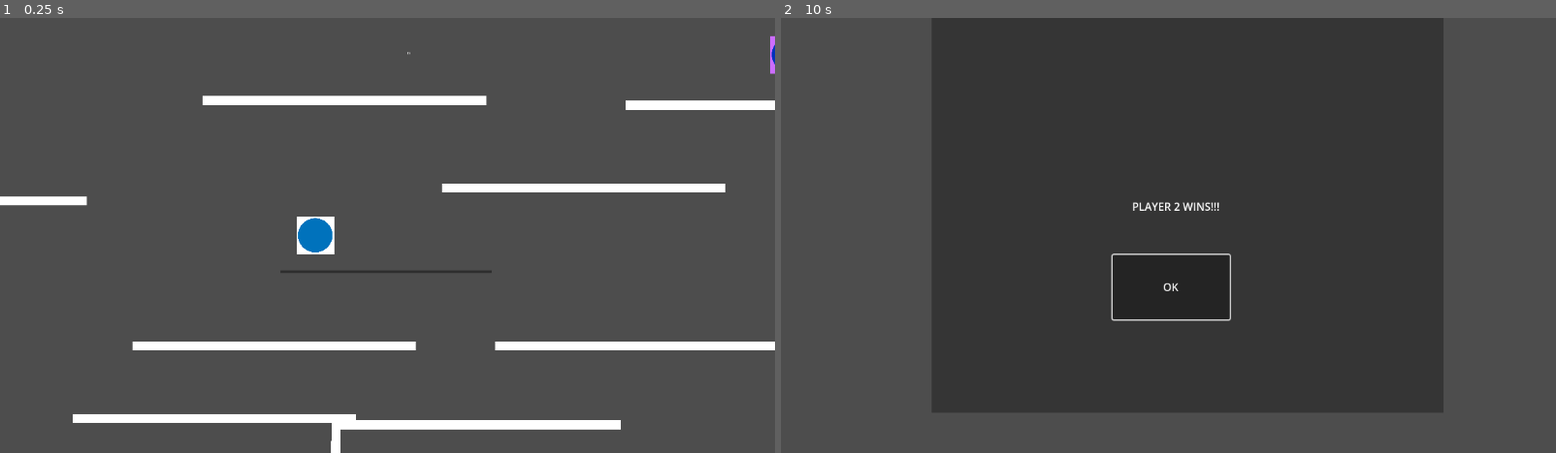
Above: before the commit, frames 1-2 (left to right).
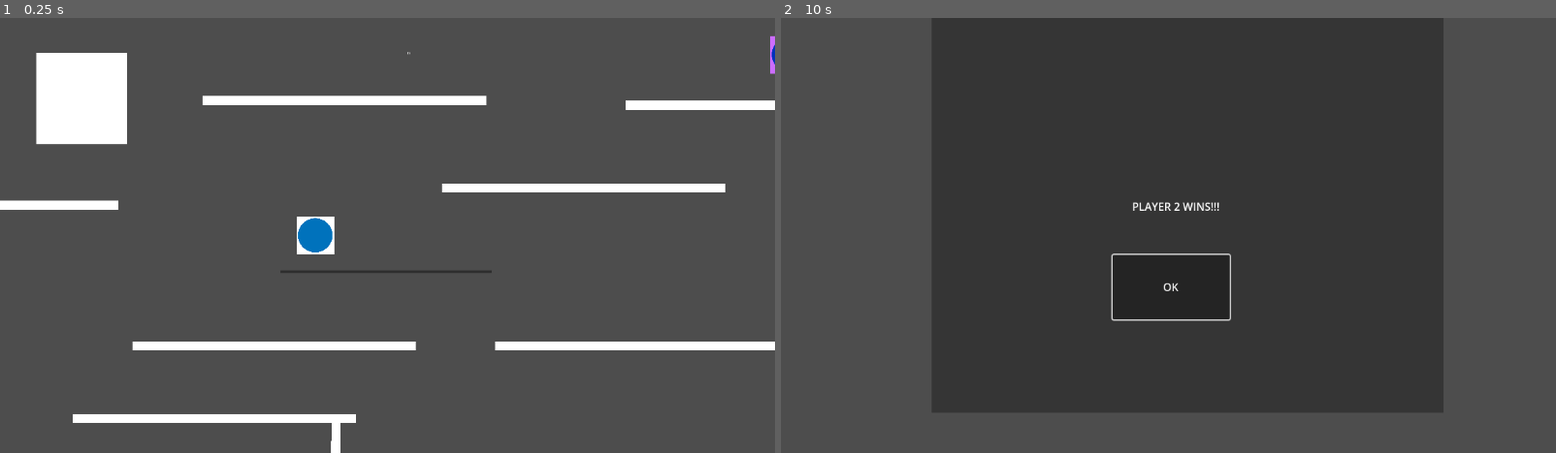
Above: after the commit, the same moments.

Repository: s-france/GGJ2024GoombaGame
Game: Godot game, scene res://scene2D.tscn
The game is run twice, just before and just after one commit, with the same random seed, the same clock (stepped at 60 frames per second) and the same inputs. This scene is started directly instead of the project's main scene.
Inputs:
- Up to frame 1 (0.25 s): no input
- Up to frame 2 (10 s): tap Enter at 0.5, 2, 3.5 s; tap Space at 1.25, 2.75, 4.25 s

The runs differ from the first frame. In frame 1, 3.6% of the frame differs, in the area x 0-81%, y 8-95%; in frame 2, nothing differs.

Commit message:
music player

Diff:
--- /dev/null
+++ b/GoombaGame/Music.gd
@@ -0,0 +1,14 @@
+class_name Audio
+extends AudioStreamPlayer
+
+
+# Called when the node enters the scene tree for the first time.
+func _ready():
+	playing = true
+
+	pass # Replace with function body.
+
+
+# Called every frame. 'delta' is the elapsed time since the previous frame.
+func _process(delta):
+	pass
--- a/GoombaGame/Player.gd
+++ b/GoombaGame/Player.gd
@@ -1,6 +1,6 @@
 extends CharacterBody2D
 
-const speed = 1800.0
+const speed = 2000.0
 const friction = 8000.0
 const accel = 5.0
 
--- /dev/null
+++ b/GoombaGame/default_bus_layout.tres
@@ -0,0 +1,4 @@
+[gd_resource type="AudioBusLayout" format=3 uid="uid://d0iorjjelcrk4"]
+
+[resource]
+bus/0/volume_db = -3.11736
--- a/GoombaGame/player2.gd
+++ b/GoombaGame/player2.gd
@@ -4,7 +4,7 @@
 @export var control : p2Controller
 
 
-const speed = 1400.0
+const speed = 2400.0
 const friction = 9000.0
 const accel = 8.0
 
--- a/GoombaGame/scene2D.tscn
+++ b/GoombaGame/scene2D.tscn
@@ -1,9 +1,11 @@
-[gd_scene load_steps=8 format=3 uid="uid://ceqpurup3n5wt"]
+[gd_scene load_steps=10 format=3 uid="uid://ceqpurup3n5wt"]
 
 [ext_resource type="PackedScene" uid="uid://basgi7r75ho4u" path="res://player.tscn" id="1_f73e4"]
 [ext_resource type="Script" path="res://scene2D.gd" id="1_oev5n"]
 [ext_resource type="PackedScene" uid="uid://qewqeo0r63or" path="res://player2.tscn" id="2_7n67y"]
 [ext_resource type="Script" path="res://P2Controller.gd" id="2_dxr3p"]
+[ext_resource type="AudioStream" uid="uid://0x0lrql8w2pk" path="res://TaggleTog2.wav" id="5_kawy7"]
+[ext_resource type="Script" path="res://Music.gd" id="6_x23r3"]
 
 [sub_resource type="RectangleShape2D" id="RectangleShape2D_8oryc"]
 size = Vector2(1262, 17)
@@ -53,6 +55,10 @@
 control = NodePath("..")
 idx = 2
 
+[node name="AudioStreamPlayer" type="AudioStreamPlayer" parent="."]
+stream = ExtResource("5_kawy7")
+script = ExtResource("6_x23r3")
+
 [node name="Camera2D" type="Camera2D" parent="."]
 position = Vector2(3, 6)
 scale = Vector2(1.59127, 0.923301)
@@ -91,7 +97,8 @@
 shape = SubResource("RectangleShape2D_b7m48")
 
 [node name="StaticBody2D6" type="StaticBody2D" parent="."]
-position = Vector2(-1482, 1377)
+position = Vector2(1546, 1593)
+scale = Vector2(0.599998, 1)
 
 [node name="CollisionShape2D" type="CollisionShape2D" parent="StaticBody2D6"]
 position = Vector2(2031, -244)
@@ -288,7 +295,7 @@
 offset_bottom = -215.0
 
 [node name="StaticBody2D19" type="StaticBody2D" parent="."]
-position = Vector2(-4657, 43)
+position = Vector2(-4469, 70)
 
 [node name="CollisionShape2D" type="CollisionShape2D" parent="StaticBody2D19"]
 position = Vector2(2031, -244)
@@ -314,4 +321,51 @@
 wait_time = 10.0
 one_shot = true
 
+[node name="StaticBody2D20" type="StaticBody2D" parent="."]
+position = Vector2(-2464, 1617)
+scale = Vector2(0.320001, 9.88)
+
+[node name="CollisionShape2D" type="CollisionShape2D" parent="StaticBody2D20"]
+position = Vector2(2031, -244)
+scale = Vector2(0.360001, 0.559999)
+shape = SubResource("RectangleShape2D_b7m48")
+debug_color = Color(0, 0.6, 0.701961, 0.419608)
+
+[node name="ColorRect" type="ColorRect" parent="StaticBody2D20"]
+offset_left = 1187.5
+offset_top = -272.773
+offset_right = 2872.5
+offset_bottom = -217.773
+
+[node name="StaticBody2D21" type="StaticBody2D" parent="."]
+position = Vector2(-4185, -546)
+scale = Vector2(0.599998, 1)
+
+[node name="CollisionShape2D" type="CollisionShape2D" parent="StaticBody2D21"]
+position = Vector2(2031, -244)
+scale = Vector2(0.360001, 0.559999)
+shape = SubResource("RectangleShape2D_b7m48")
+debug_color = Color(0, 0.6, 0.701961, 0.419608)
+
+[node name="ColorRect" type="ColorRect" parent="StaticBody2D21"]
+offset_left = 1187.0
+offset_top = -270.0
+offset_right = 2872.0
+offset_bottom = -215.0
+
+[node name="StaticBody2D22" type="StaticBody2D" parent="."]
+position = Vector2(-3366, -1289)
+
+[node name="CollisionShape2D" type="CollisionShape2D" parent="StaticBody2D22"]
+position = Vector2(2031, -244)
+scale = Vector2(0.360001, 0.559999)
+shape = SubResource("RectangleShape2D_b7m48")
+debug_color = Color(0, 0.6, 0.701961, 0.419608)
+
+[node name="ColorRect" type="ColorRect" parent="StaticBody2D22"]
+offset_left = 1187.0
+offset_top = -270.0
+offset_right = 2872.0
+offset_bottom = -215.0
+
 [connection signal="timeout" from="Timer" to="." method="_on_timer_timeout"]
Not shown, added: GoombaGame/TaggleTog2.wav.import
Not shown, added: GoombaGame/TaggleTog2.wav
